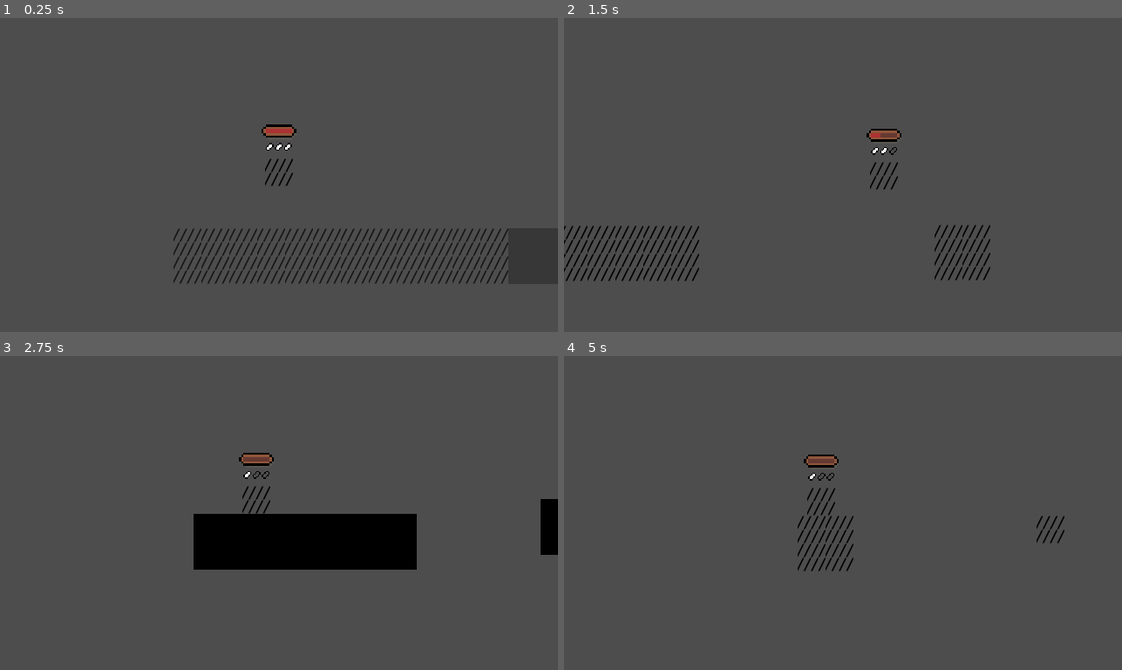
Above: before the commit, frames 1-4 (two rows, left to right).
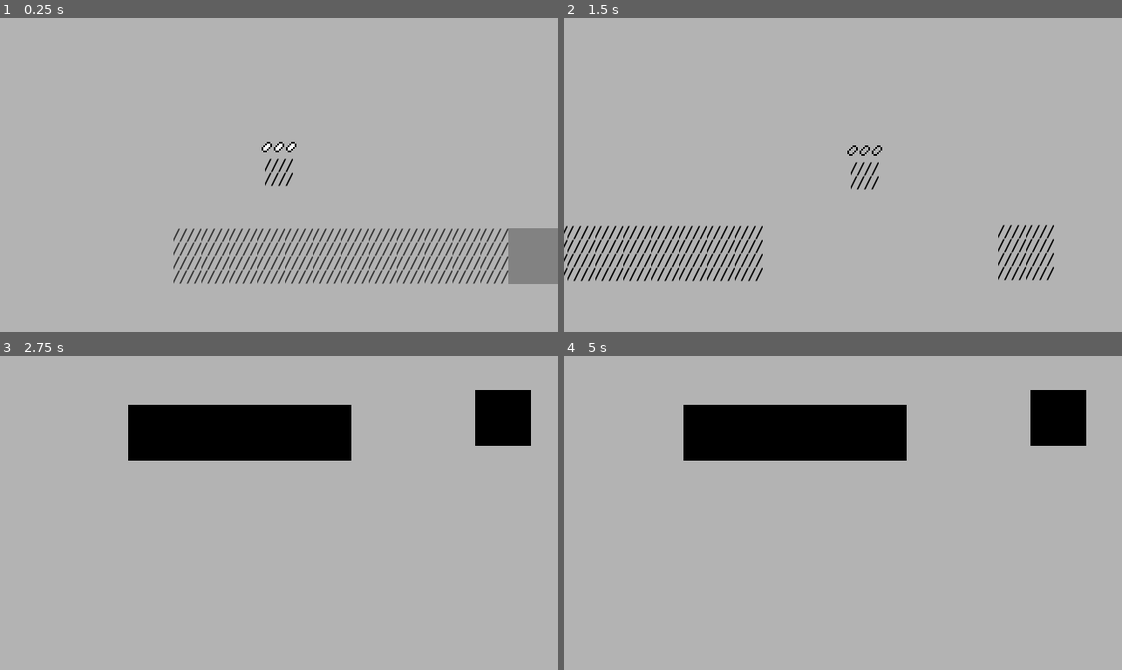
Above: after the commit, the same moments.

Repository: FinalFenetix/Reality-shifters
Game: Godot game, scene res://scenes/level1.tscn
Same seed, same stepped clock (60 frames per second), same inputs: the game is played once before the commit and once after it.
Inputs:
- Up to frame 1 (0.25 s): no input
- Up to frame 2 (1.5 s): hold D (right) from 0.53 s (still down); tap Ctrl (dash) at 0.6, 1.35 s; tap W (up) at 0.77 s
- Up to frame 3 (2.75 s): tap W (up) at 1.52 s; release D (right) at 2.03 s; hold A (left) from 2.03 s (still down); tap Shift (switch_reality) at 2.1 s; tap Ctrl (dash) at 2.3 s
- Up to frame 4 (5 s): release A (left) at 2.78 s; hold D (right) 2.78-4.28 s; tap Ctrl (dash) at 2.85, 3.6, 4.55 s; tap W (up) at 3.02, 3.77, 4.52 s; hold A (left) from 4.28 s (still down); tap Shift (switch_reality) at 4.35 s

The runs differ from the first frame. In frame 1, 100% of the frame differs, in the area x 0-100%, y 0-100%; in frame 2, 99%; in frame 3, 100%; in frame 4, 100%.

Commit message:
fix: Reworked the dash ability, now costs 2 ability points

Diff:
--- a/project-files/project.godot
+++ b/project-files/project.godot
@@ -24,7 +24,6 @@
 window/size/viewport_width=640
 window/size/viewport_height=360
 window/stretch/mode="viewport"
-window/stretch/aspect="expand"
 window/vsync/vsync_mode=0
 
 [input]
@@ -64,3 +63,4 @@
 textures/canvas_textures/default_texture_filter=0
 renderer/rendering_method="gl_compatibility"
 renderer/rendering_method.mobile="gl_compatibility"
+environment/defaults/default_clear_color=Color(0.703808, 0.703808, 0.703808, 1)
--- a/project-files/scenes/player.tscn
+++ b/project-files/scenes/player.tscn
@@ -1,10 +1,8 @@
-[gd_scene load_steps=12 format=3 uid="uid://cbw2n3sfn83jw"]
+[gd_scene load_steps=10 format=3 uid="uid://cbw2n3sfn83jw"]
 
 [ext_resource type="Script" path="res://scripts/player.gd" id="1_a6jfm"]
 [ext_resource type="Texture2D" uid="uid://cxunm0cll3l1c" path="res://assets/slashBox.png" id="1_cb8n7"]
 [ext_resource type="Texture2D" uid="uid://ckgxmjj42moyb" path="res://assets/jumpUI.png" id="3_trt75"]
-[ext_resource type="Texture2D" uid="uid://dcemf253yods8" path="res://assets/stamina.png" id="4_kfwvk"]
-[ext_resource type="Texture2D" uid="uid://c3yxqmfja8cuv" path="res://assets/progress2.png" id="5_6dqov"]
 
 [sub_resource type="RectangleShape2D" id="RectangleShape2D_gh7h8"]
 size = Vector2(30, 30)
@@ -79,26 +77,8 @@
 
 [node name="jumpUI" type="AnimatedSprite2D" parent="."]
 position = Vector2(0, -45)
-scale = Vector2(1.5, 1.5)
+scale = Vector2(2, 2)
 sprite_frames = SubResource("SpriteFrames_neoit")
 animation = &"emptyWhite"
 
-[node name="TextureProgressBar" type="TextureProgressBar" parent="."]
-offset_left = -20.0
-offset_top = -83.0
-offset_right = 20.0
-offset_bottom = -43.0
-nine_patch_stretch = true
-texture_under = ExtResource("4_kfwvk")
-texture_progress = ExtResource("5_6dqov")
-
-[node name="increaseProgressBar" type="Timer" parent="."]
-wait_time = 0.05
-one_shot = true
-
-[node name="progressBarCooldown" type="Timer" parent="."]
-one_shot = true
-
 [connection signal="timeout" from="JumpCooldown" to="." method="_on_timer_timeout"]
-[connection signal="timeout" from="increaseProgressBar" to="." method="_on_increase_progress_bar_timeout"]
-[connection signal="timeout" from="progressBarCooldown" to="." method="_on_progress_bar_cooldown_timeout"]
--- a/project-files/scripts/player.gd
+++ b/project-files/scripts/player.gd
@@ -7,21 +7,14 @@
 var AbilityCount = 3
 @onready var timer: Timer = $JumpCooldown
 @onready var JumpUI: AnimatedSprite2D = $jumpUI
-@onready var StaminaBar: TextureProgressBar = $TextureProgressBar
-@onready var progress_bar_cooldown: Timer = $progressBarCooldown
-@onready var increase_progress_bar: Timer = $increaseProgressBar
-var StaminaCanRegen = 0
-var StaminaTimerWait = 1
 
-func _ready() -> void:
-	StaminaBar.value = 100
 
 func _physics_process(delta: float) -> void:
 	# Add the gravity.
 	if not is_on_floor():
 		velocity += get_gravity() * delta
 		canRegen = 0
-		StaminaCanRegen = 0
+
 
 	else:
 		if AbilityCount == 0:
@@ -30,10 +23,6 @@
 		if timerWait == 1 and AbilityCount < 3:
 			timerStart()
 		canRegen = 1
-
-		if StaminaTimerWait == 1 and StaminaBar.value < 100:
-			StaminaTimerStart()
-		StaminaCanRegen = 1
 
 	# Handle jump.
 	if Input.is_action_just_pressed("up") and AbilityCount > 0:
@@ -48,8 +37,8 @@
 	else:
 		velocity.x = move_toward(velocity.x, 0, SPEED)
 
-	if direction and Input.is_action_just_pressed("dash") and StaminaBar.value > 33:
-		StaminaBar.value -= 30
+	if direction and Input.is_action_just_pressed("dash") and AbilityCount > 1:
+		AbilityCount -= 2
 		velocity.x = direction * SPEED * 20
 
 	move_and_slide()
@@ -73,26 +62,7 @@
 		await timer.timeout
 	timerWait = 1
 
-func StaminaTimerStart():
-	StaminaTimerWait = 0
-	if is_on_floor():
-		progress_bar_cooldown.start()
-		await timer.timeout
-	StaminaTimerWait = 1
 
 func _on_timer_timeout() -> void:
 	if canRegen == 1:
 		AbilityCount += 1
-
-
-func _on_progress_bar_cooldown_timeout() -> void: #ProgressBarCooldown
-	if StaminaCanRegen == 1:
-		while not StaminaBar.value > 99:
-			increase_progress_bar.start()
-			await increase_progress_bar.timeout
-
-
-
-
-func _on_increase_progress_bar_timeout() -> void:
-	StaminaBar.value += 5
